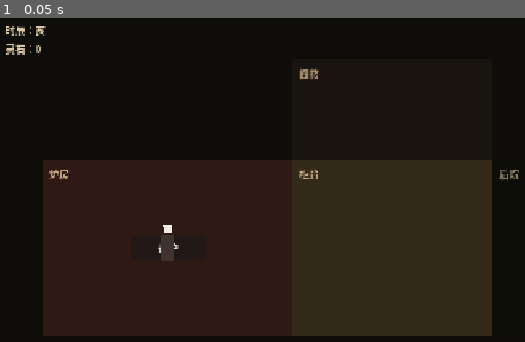
Above: before the commit, frame 1.
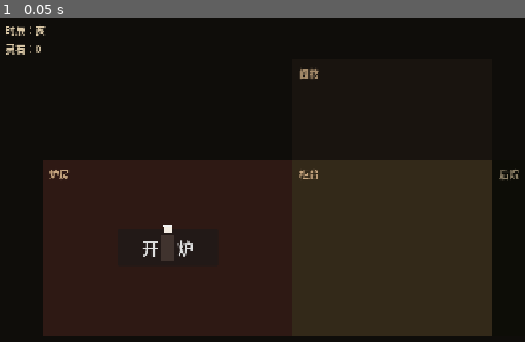
Above: after the commit, the same moment.

Repository: guliqianxun/XiuXianLegend
Game: Godot game, scene res://scenes/shop.tscn
Same seed, same stepped clock (60 frames per second), same inputs: the game is played once before the commit and once after it.
Inputs:
- Up to frame 1 (0.05 s): no input

The runs differ from the first frame. In frame 1, 0.2% of the frame differs, in the area x 27-37%, y 68-74%.

Commit message:
fix(N2): 开炉按钮显示不完整 — 重做尺寸与字号
问题：原按钮 anchors_preset=8 + 显式 anchor + 默认字号下，"开炉"二字
       渲染时高度不够（默认字号约 16px，按钮内高仅 ~28px 含 padding）

修法：
- 改用显式 offset（不依赖 anchor preset，手写 .tscn 更稳）
- 按钮 160×60（原 120×40）居中在 400×280 炉房区
- font_size 28（原默认 16），文本"开　炉"加全角空格更醒目

Diff:
--- a/godot/scenes/shop.tscn
+++ b/godot/scenes/shop.tscn
@@ -22,17 +22,12 @@
 color = Color(0.18, 0.10, 0.08, 1)
 
 [node name="OpenForgeButton" type="Button" parent="AreaFurnace"]
-anchors_preset = 8
-anchor_left = 0.5
-anchor_top = 0.5
-anchor_right = 0.5
-anchor_bottom = 0.5
-offset_left = -60.0
-offset_top = -20.0
-offset_right = 60.0
-offset_bottom = 20.0
-text = "开炉"
-flat = false
+offset_left = 120.0
+offset_top = 110.0
+offset_right = 280.0
+offset_bottom = 170.0
+text = "开　炉"
+theme_override_font_sizes/font_size = 28
 
 [node name="LabelFurnace" type="Label" parent="AreaFurnace"]
 offset_left = 10.0
